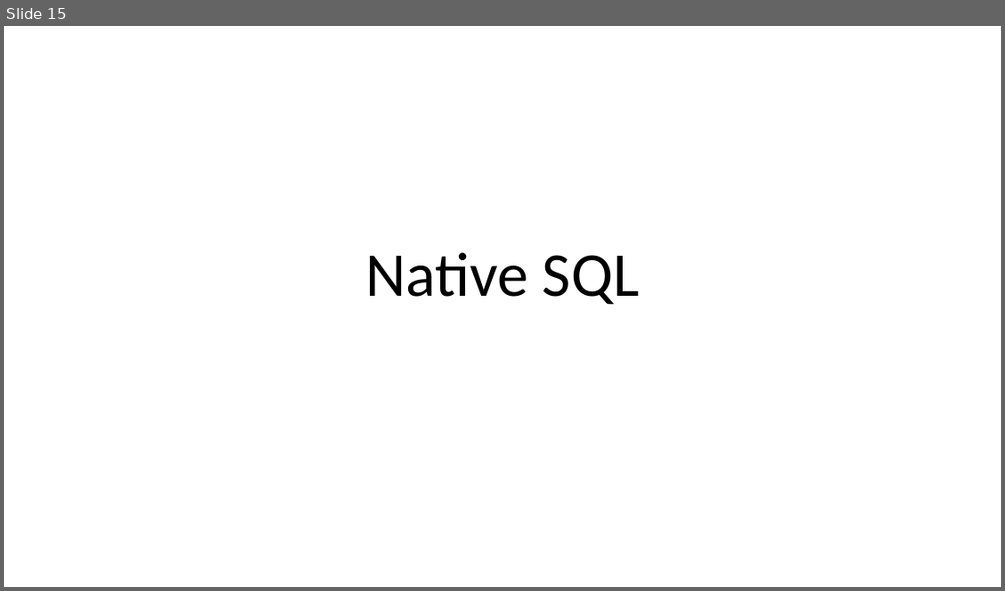
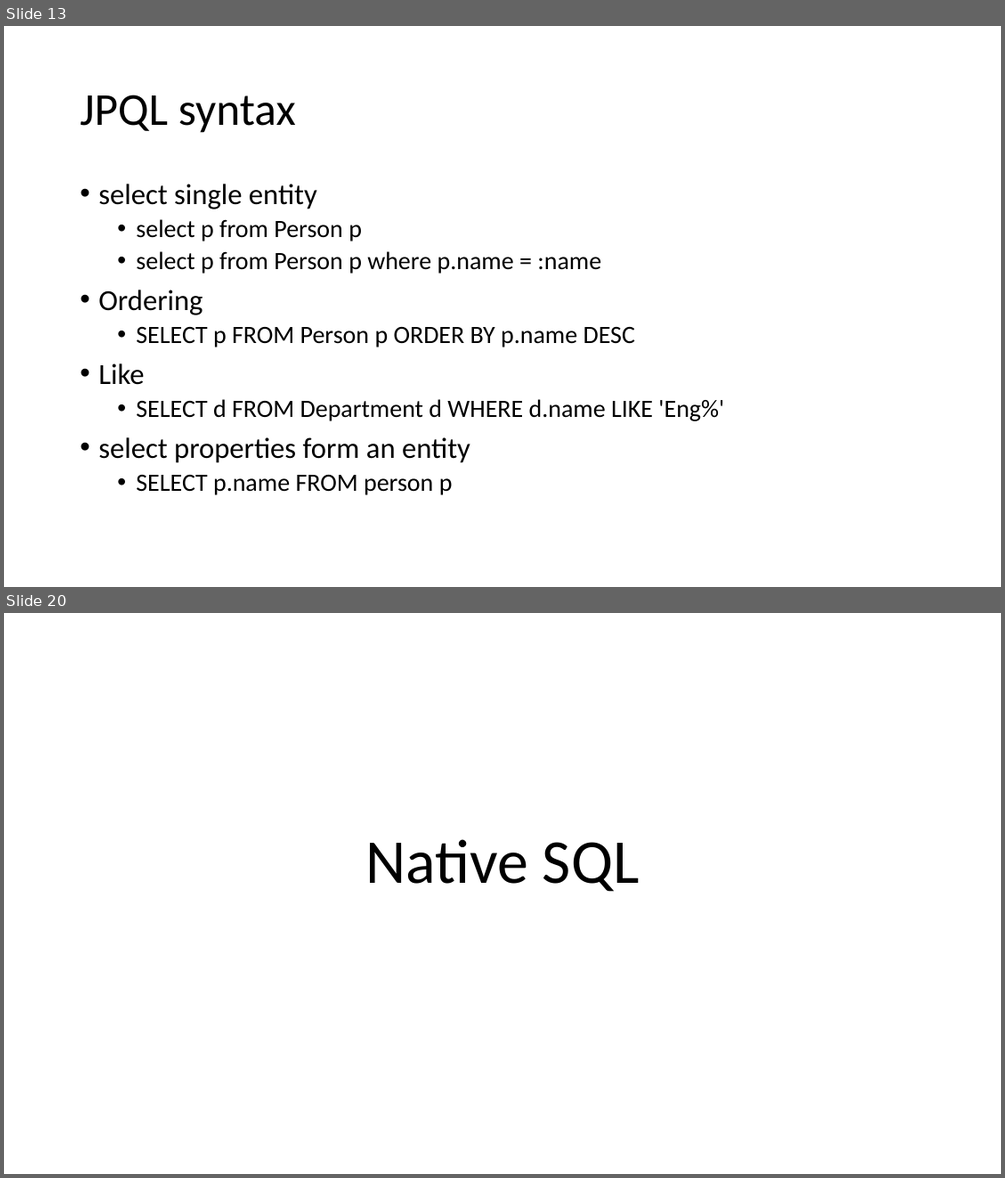
Before and after one commit to lawren43/mytest-repo, a slide deck: test-springmvc/doc/2.JPA Programming.pptx. Shown one above the other, each under a label of ours: slide 15 before the commit, slides 13 and 20 after it; the slides between them are not shown. The pictures are 1005x591 and 1005x1178 pixels, drawn with LibreOffice and Linux fonts; fonts in the diff are those of the drawing. Boxes give left, top, right and bottom in pixels: in the first picture for what was removed or moved away, otherwise in the second. Text is boxed around its words. In the diff, an @@ line names an element or a change of style, - is before the commit and + after.

Commit message:
modify jpql

```diff
--- a/test-springmvc/doc/2.JPA Programming.pptx
+++ b/test-springmvc/doc/2.JPA Programming.pptx
@@ slide 13 added at box(4, 26, 1001, 587), background #FFFFFF @@
@@ title added at box(80, 95, 296, 133), 44 pt, text #000000 @@
+JPQL syntax
@@ text added at box(98, 184, 724, 495), 24 pt, text #000000 @@
+• select single entity
+  • select p from Person p
+  • select p from Person p where p.name = :name
+• Ordering
+  • SELECT p FROM Person p ORDER BY p.name DESC
+• Like
+  • SELECT d FROM Department d WHERE d.name LIKE 'Eng%'
+• select properties form an entity
+  • SELECT p.name FROM person p
@@ what was slide 15 is now slide 20 @@
```
Also in this commit, not shown: 1 slide changed, 8 other slides added, 12 slides removed, 7 other files.
